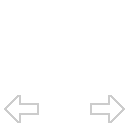
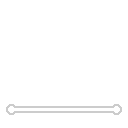
Layered file, before and after one edit (128×128). Changes by layer:
added layer "Layer 11" above "Layer 10" over box(6, 104, 122, 115)
hid "Layer 10" over box(4, 95, 125, 123)
